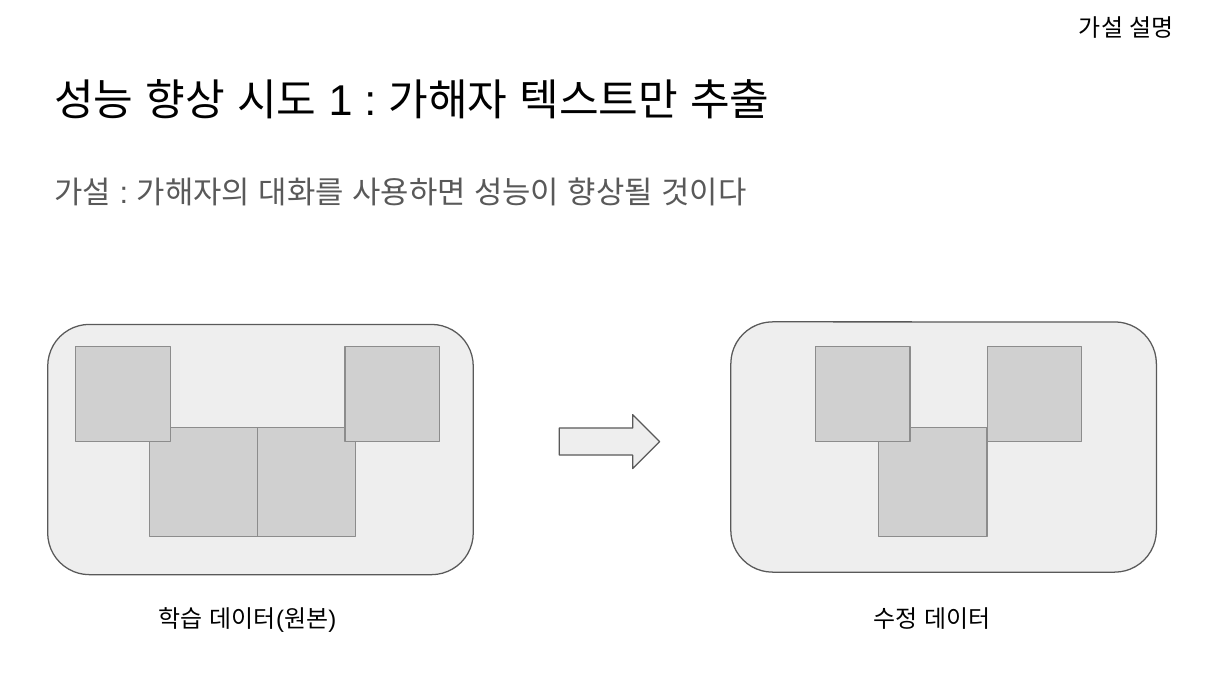
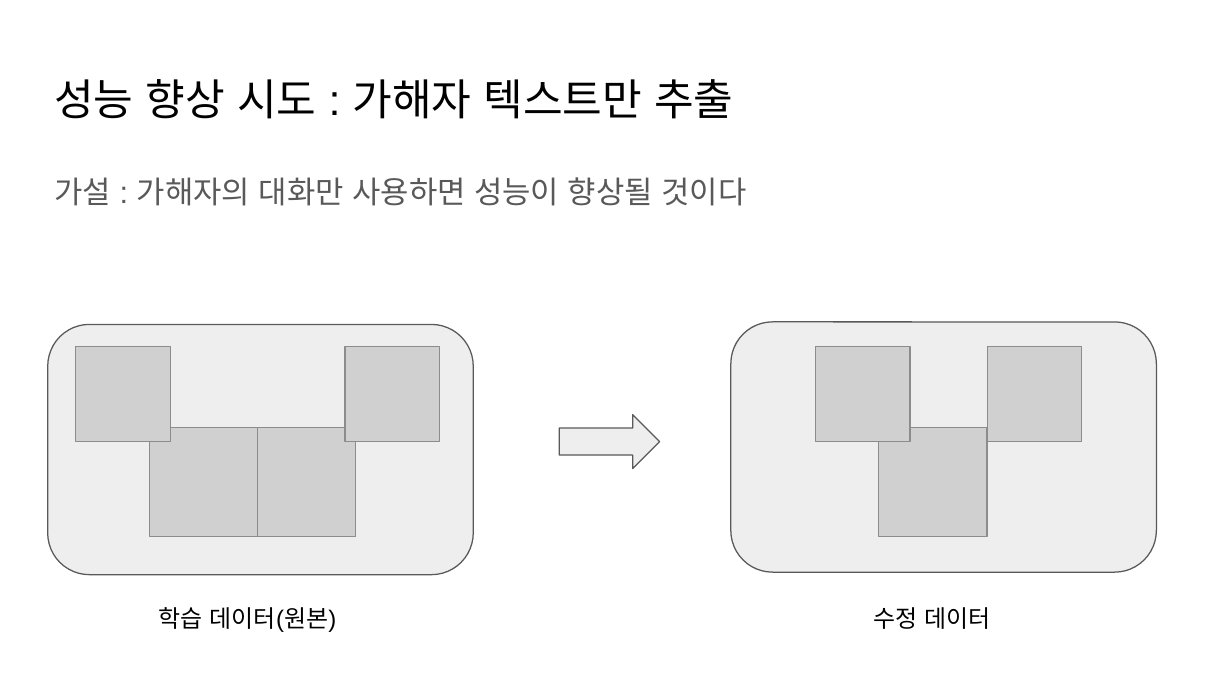
Before and after one commit to git-ThLee/AIFFEL_DLthon_NLP, a slide deck: slide 35 of presentation.pptx (slide 30 before the commit). Drawn at 1232x693 pixels with LibreOffice and Linux fonts; fonts in the diff are those of the drawing; grey boxes stand for pictures. Boxes give left, top, right and bottom in pixels: in the first picture for what was removed or moved away, otherwise in the second. Text is boxed around its words. In the diff, an @@ line names an element or a change of style, - is before the commit and + after.

```diff
--- a/presentation.pptx
+++ b/presentation.pptx
@@ text removed at <box>1079,16,1174,38</box> @@
-가설 설명
@@ title at <box>54,79,733,119</box>: text changed @@
-성능 향상 시도 1 : 가해자 텍스트만 추출
+성능 향상 시도 : 가해자 텍스트만 추출
@@ text at <box>54,177,747,206</box>: text changed @@
-가설 : 가해자의 대화를 사용하면 성능이 향상될 것이다
+가설 : 가해자의 대화만 사용하면 성능이 향상될 것이다
```
Also in this commit, not shown: 10 other slides changed, 32 slides added, 22 slides removed.
